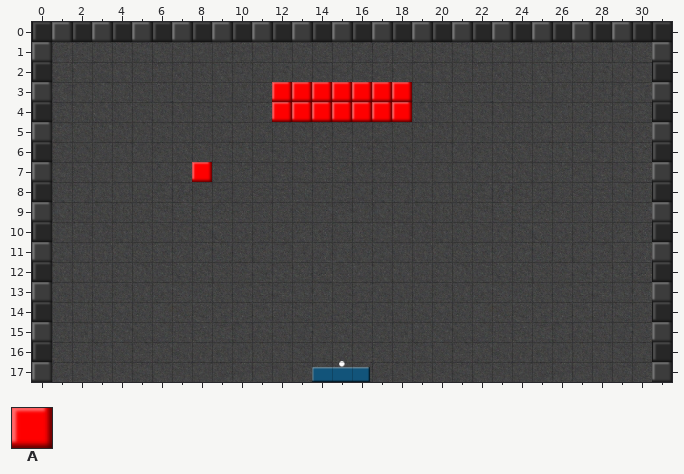
Two versions of a level (Tiled map (JSON), resources/levels/1.json). The first picture shows the starting point.
Cells are 40x40 px. Shown: x 0..31, y 0..17.
Key: from "red": A 0 "block".
Objects are placed by their top-left corner, in cells (3,4 is the top-left corner of cell 3,4); size is 1x1 cell unless given.
Layers that did not change in this view are not listed.
Objects on layer "blocks" before:
A "block" at 12,3
A "block" at 13,3
A "block" at 14,3
A "block" at 15,3
A "block" at 16,3
A "block" at 17,3
A "block" at 18,3
A "block" at 12,4
A "block" at 14,4
A "block" at 13,4
A "block" at 15,4
A "block" at 16,4
A "block" at 17,4
A "block" at 18,4
A "block" at 8,7
The same view after the edit:
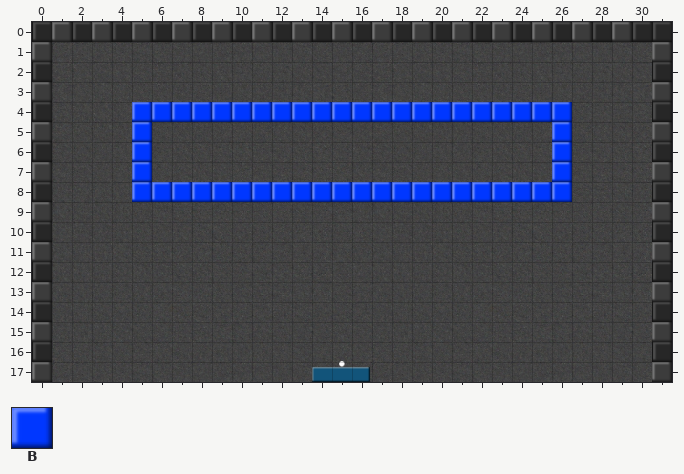
Further tiles: from "blue": B 0 "block".
Commit message: added broken blocks
What changed:
Layer "blocks":
added: B "block" at 5,4
added: B "block" at 6,4
added: B "block" at 8,4
added: B "block" at 7,4
added: B "block" at 9,4
added: B "block" at 10,4
added: B "block" at 11,4
added: B "block" at 12,4
added: B "block" at 13,4
added: B "block" at 14,4
added: B "block" at 15,4
added: B "block" at 16,4
added: B "block" at 17,4
added: B "block" at 18,4
added: B "block" at 19,4
added: B "block" at 20,4
added: B "block" at 21,4
added: B "block" at 23,4
added: B "block" at 22,4
added: B "block" at 24,4
added: B "block" at 25,4
added: B "block" at 26,4
added: B "block" at 5,5
added: B "block" at 26,5
added: B "block" at 5,6
added: B "block" at 26,6
added: B "block" at 5,7
added: B "block" at 26,7
added: B "block" at 5,8
added: B "block" at 26,8
added: B "block" at 25,8
added: B "block" at 6,8
added: B "block" at 7,8
added: B "block" at 8,8
added: B "block" at 9,8
added: B "block" at 10,8
added: B "block" at 11,8
added: B "block" at 13,8
added: B "block" at 12,8
added: B "block" at 14,8
added: B "block" at 15,8
added: B "block" at 16,8
added: B "block" at 17,8
added: B "block" at 18,8
added: B "block" at 19,8
added: B "block" at 20,8
added: B "block" at 21,8
added: B "block" at 22,8
added: B "block" at 23,8
added: B "block" at 24,8
removed: A "block" at 12,3
removed: A "block" at 13,3
removed: A "block" at 14,3
removed: A "block" at 15,3
removed: A "block" at 16,3
removed: A "block" at 17,3
removed: A "block" at 18,3
removed: A "block" at 12,4
removed: A "block" at 14,4
removed: A "block" at 13,4
removed: A "block" at 15,4
removed: A "block" at 16,4
removed: A "block" at 17,4
removed: A "block" at 18,4
removed: A "block" at 8,7
